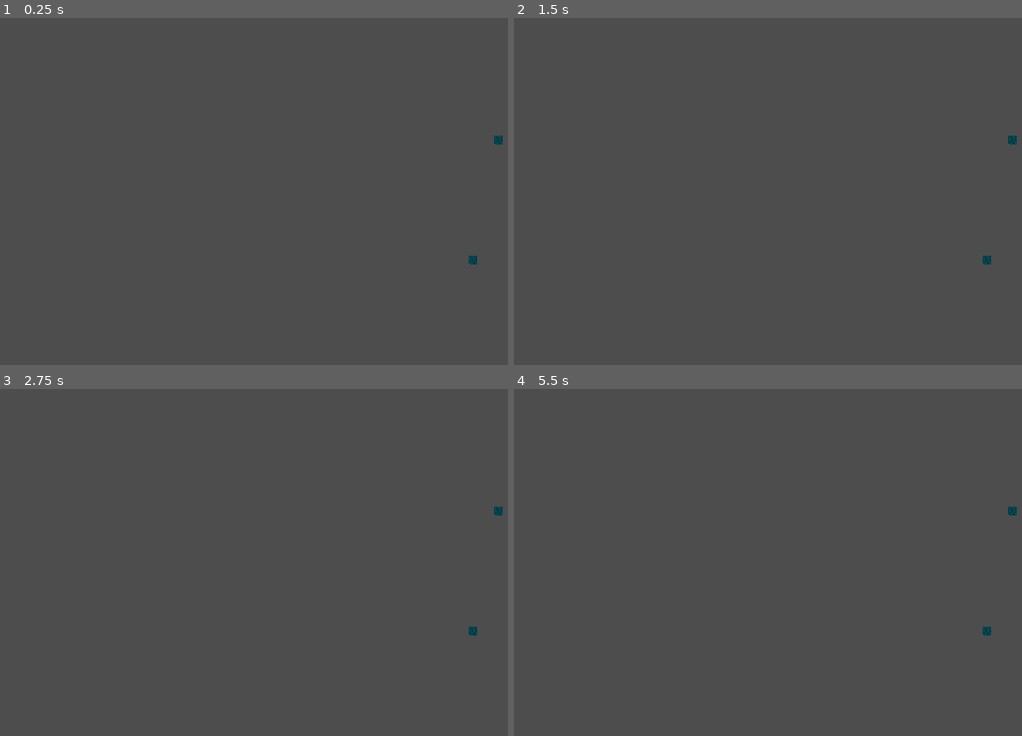
Above: before the commit, frames 1-4 (two rows, left to right).
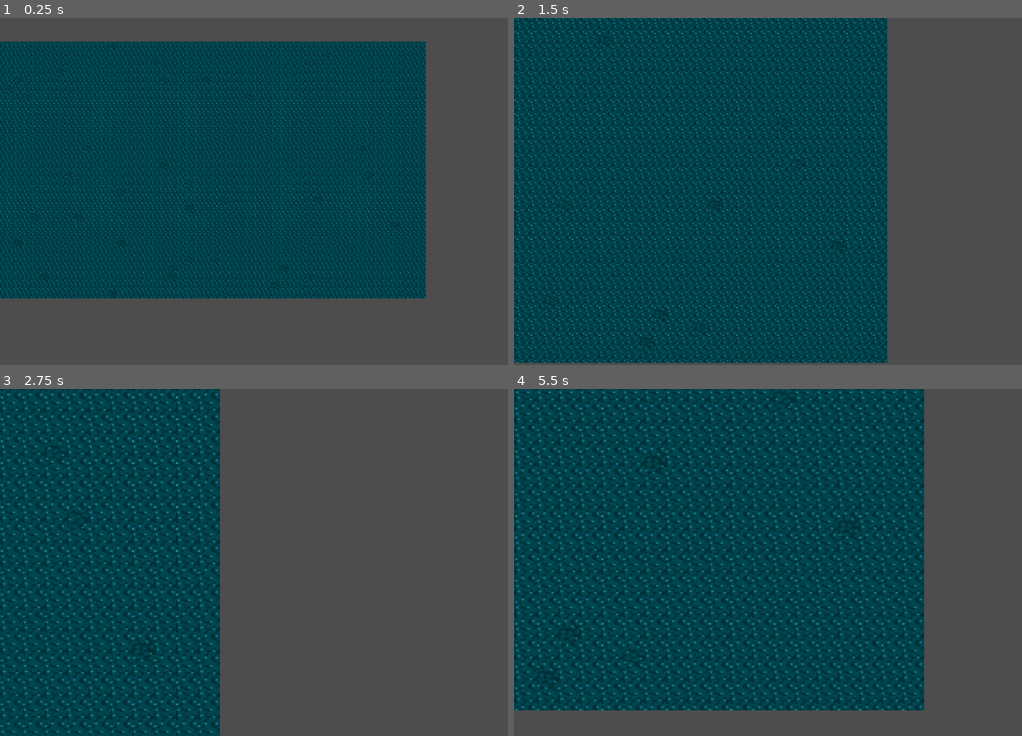
Above: after the commit, the same moments.

Repository: ValentinBirth/Korallenwachstum
Game: Godot game, scene res://main.tscn
Two runs of this game, one before a commit and one after it. Both use one fixed random seed, a clock stepped at 60 frames per second and the inputs below.
Inputs (mouse positions are in pixels of both pictures, inside the frame that each line leads up to):
- Up to frame 1 (0.25 s): no input
- Up to frame 2 (1.5 s): tap Enter at 0.5 s; move the mouse to (955, 174) at 0.52 s; hold Right (ui_right) 0.53-1.25 s; tap Mouse wheel up (zoom_in, bound only after the commit) at 0.6 s; click (955, 174) at 0.67 s; tap Mouse wheel down (zoom_out, bound only after the commit) at 0.8 s; drag from (696, 208) to (793, 260) at 1.27 s
- Up to frame 3 (2.75 s): tap Space at 2 s; move the mouse to (370, 486) at 2.02 s; hold Right (ui_right) from 2.03 s (still down); tap Mouse wheel up (zoom_in, bound only after the commit) at 2.1 s; click (370, 486) at 2.17 s; tap Mouse wheel down (zoom_out, bound only after the commit) at 2.3 s
- Up to frame 4 (5.5 s): release Right (ui_right) at 2.75 s; drag from (793, 631) to (635, 510) at 2.77 s; tap Enter at 3.5 s; move the mouse to (1006, 614) at 3.52 s; hold Left (ui_left) 3.53-4.25 s; tap Mouse wheel up (zoom_in, bound only after the commit) at 3.6, 5.1 s; click (1006, 614) at 3.67 s; tap Mouse wheel down (zoom_out, bound only after the commit) at 3.8, 5.3 s; drag from (635, 510) to (727, 475) at 4.27 s; tap Space at 5 s; move the mouse to (854, 562) at 5.02 s; hold Down (ui_down) from 5.03 s (still down); click (854, 562) at 5.17 s

The runs differ from the first frame. In frame 1, 62% of the frame differs, in the area x 0-99%, y 6-81%; in frame 2, 73%; in frame 3, 43%; in frame 4, 75%, in the area x 0-99%, y 0-93%.

Commit message:
Tiles werden korrekt gesetzt, TODO Diffusionslogik

Diff:
--- /dev/null
+++ b/cam.gd
@@ -0,0 +1,49 @@
+extends Camera2D
+
+# Speed of the camera movement
+@export var CAMERA_SPEED: int
+@onready var camera = $"."
+# Lower cap for the `_zoom_level`.
+@export var min_zoom := 0.5
+# Upper cap for the `_zoom_level`.
+@export var max_zoom := 2.0
+const CAMERA_ZOOM_SPEED : Vector2 = Vector2(0.6, 0.6)
+const CAMERA_ZOOM_DEFAULT : Vector2 = Vector2(1.0, 1.0)
+const CAMERA_ZOOM_MIN : Vector2 = Vector2(0.6, 0.6)
+const CAMERA_ZOOM_MAX : Vector2 = Vector2(2.0, 2.0)
+const CAMERA_TWEEN_DURATION : float = 0.5
+var m_CameraTween : Tween = null
+
+func _process(delta):
+	var movement = Vector2.ZERO
+
+	# Check for arrow key inputs
+	if Input.is_action_pressed("ui_up"):
+		movement.y -= 1
+	if Input.is_action_pressed("ui_down"):
+		movement.y += 1
+	if Input.is_action_pressed("ui_left"):
+		movement.x -= 1
+	if Input.is_action_pressed("ui_right"):
+		movement.x += 1
+
+	# Normalize to maintain consistent speed when moving diagonally
+	if movement != Vector2.ZERO:
+		movement = movement.normalized()
+
+	# Move the camera's parent (this Node2D)
+	camera.position += movement * CAMERA_SPEED * delta
+
+	if (Input.is_action_just_pressed("zoom_in")):
+		if (get_zoom() < CAMERA_ZOOM_MAX):
+			if (m_CameraTween == null or not m_CameraTween.is_running()):
+				m_CameraTween = create_tween()
+				m_CameraTween.tween_property(self, "zoom", get_zoom() * (CAMERA_ZOOM_DEFAULT + CAMERA_ZOOM_SPEED),
+												CAMERA_TWEEN_DURATION).set_trans(Tween.TRANS_CUBIC)
+
+	elif (Input.is_action_just_pressed("zoom_out")):
+		if (get_zoom() > CAMERA_ZOOM_MIN):
+			if (m_CameraTween == null or not m_CameraTween.is_running()):
+				m_CameraTween = create_tween()
+				m_CameraTween.tween_property(self, "zoom", get_zoom() / (CAMERA_ZOOM_DEFAULT + CAMERA_ZOOM_SPEED),
+												CAMERA_TWEEN_DURATION).set_trans(Tween.TRANS_CUBIC)
--- a/main.gd
+++ b/main.gd
@@ -31,7 +31,7 @@
 	time_since_last_step += delta
 	if time_since_last_step >= step_time:
 		# Diffusion aktualisieren
-		diffusion_logic.update_diffusion()
+		#diffusion_logic.update_diffusion()
 
 		# Darstellung aktualisieren
 		update_layers()
@@ -47,7 +47,7 @@
 		for x in range(GRID_WIDTH):
 			# Setze die Tiles je nach Wasser- und Salzstand
 			var tile_vector = get_tile_id_for_value(water_grid[y][x], salt_grid[y][x])
-			water_layer.set_cell(Vector2i(x,y),0,tile_vector)
+			water_layer.set_cell(Vector2i(x,y),1,tile_vector)
 
 # Bestimme das passende Tile aus dem TileSet basierend auf den Werten von Wasser und Salz
 func get_tile_id_for_value(water_value: float, salt_value: float) -> Vector2i:
@@ -57,8 +57,8 @@
 	var water_level: int
 	water_level = int(clamp(water_value * 5, 1, 5))
 	if water_level == 0:
-		return Vector2i(1,0)
+		return Vector2i(0,1)
 	if salt_level >=0:
-		return Vector2i(0,salt_level)
+		return Vector2i(salt_level,0)
 	else:
-		return Vector2i(1,water_level)
+		return Vector2i(water_level,1)
--- a/main.tscn
+++ b/main.tscn
@@ -1,7 +1,8 @@
-[gd_scene load_steps=4 format=4 uid="uid://cyov4tow1mp7u"]
+[gd_scene load_steps=5 format=3 uid="uid://cyov4tow1mp7u"]
 
 [ext_resource type="Script" path="res://main.gd" id="1_1s04c"]
 [ext_resource type="Script" path="res://DiffusionLogic.gd" id="2_gopkc"]
+[ext_resource type="Script" path="res://cam.gd" id="3_ftohf"]
 [ext_resource type="TileSet" uid="uid://ci3sklw6b4i6d" path="res://tileset.tres" id="3_lqoxm"]
 
 [node name="Main" type="Node2D"]
@@ -9,12 +10,12 @@
 script = ExtResource("1_1s04c")
 diffusion_logic_script = ExtResource("2_gopkc")
 
-[node name="Camera2D" type="Camera2D" parent="."]
-position = Vector2(0, 48)
-
 [node name="layer_holder" type="Node2D" parent="."]
 position = Vector2(-581, -280)
 
 [node name="WaterLayer" type="TileMapLayer" parent="layer_holder"]
-tile_map_data = PackedByteArray("AAAWABIAAQABAAAAAAAqABgAAQABAAAAAAApAA0AAQABAAAAAAAdAB0AAQABAAAAAAA3ABwAAQABAAAAAAA6AA4AAQABAAAAAAALAAcAAQABAAAAAAANABkAAQABAAAAAAA=")
 tile_set = ExtResource("3_lqoxm")
+
+[node name="Camera2D" type="Camera2D" parent="."]
+script = ExtResource("3_ftohf")
+CAMERA_SPEED = 200
--- a/project.godot
+++ b/project.godot
@@ -14,3 +14,16 @@
 run/main_scene="res://main.tscn"
 config/features=PackedStringArray("4.3", "Forward Plus")
 config/icon="res://icon.svg"
+
+[input]
+
+zoom_in={
+"deadzone": 0.5,
+"events": [Object(InputEventMouseButton,"resource_local_to_scene":false,"resource_name":"","device":-1,"window_id":0,"alt_pressed":false,"shift_pressed":false,"ctrl_pressed":false,"meta_pressed":false,"button_mask":8,"position":Vector2(106, 25),"global_position":Vector2(115, 71),"factor":1.0,"button_index":4,"canceled":false,"pressed":true,"double_click":false,"script":null)
+]
+}
+zoom_out={
+"deadzone": 0.5,
+"events": [Object(InputEventMouseButton,"resource_local_to_scene":false,"resource_name":"","device":-1,"window_id":0,"alt_pressed":false,"shift_pressed":false,"ctrl_pressed":false,"meta_pressed":false,"button_mask":16,"position":Vector2(164, 21),"global_position":Vector2(173, 67),"factor":1.0,"button_index":5,"canceled":false,"pressed":true,"double_click":false,"script":null)
+]
+}
Binary file added: addons/ProCam2D/assets/icons/pcam.png
Not shown, added: addons/ProCam2D/assets/icons/pcam.png.import
Binary file added: addons/ProCam2D/assets/icons/pcam_cinematic.png
Not shown, added: addons/ProCam2D/assets/icons/pcam_cinematic.png.import
Binary file added: addons/ProCam2D/assets/icons/pcam_magnet.png
Not shown, added: addons/ProCam2D/assets/icons/pcam_magnet.png.import
Binary file added: addons/ProCam2D/assets/icons/pcam_path.png
Not shown, added: addons/ProCam2D/assets/icons/pcam_path.png.import
Binary file added: addons/ProCam2D/assets/icons/pcam_room.png
Not shown, added: addons/ProCam2D/assets/icons/pcam_room.png.import
Binary file added: addons/ProCam2D/assets/icons/pcam_target.png
Not shown, added: addons/ProCam2D/assets/icons/pcam_target.png.import
(and 27 more such lines)
